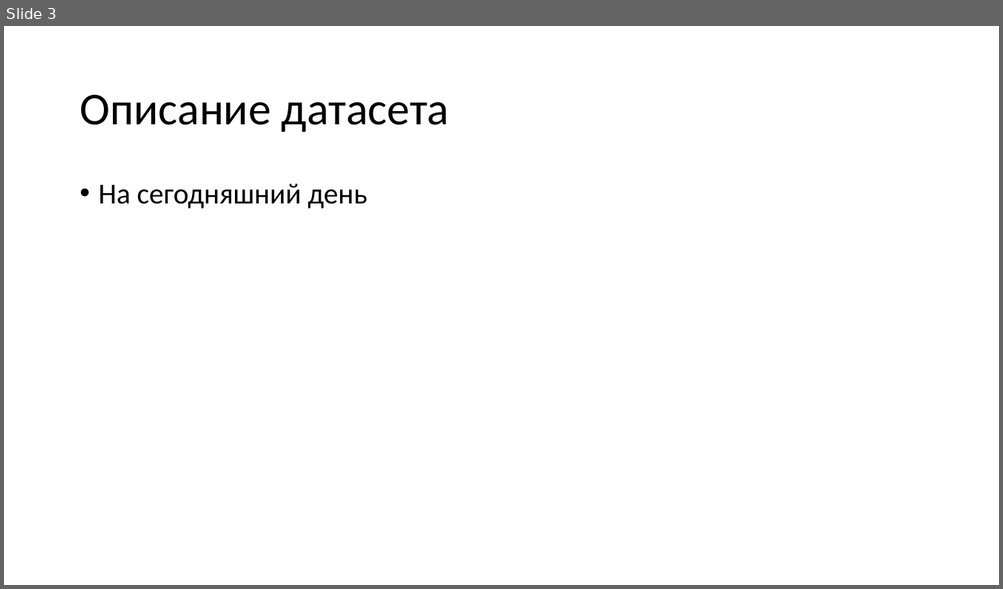
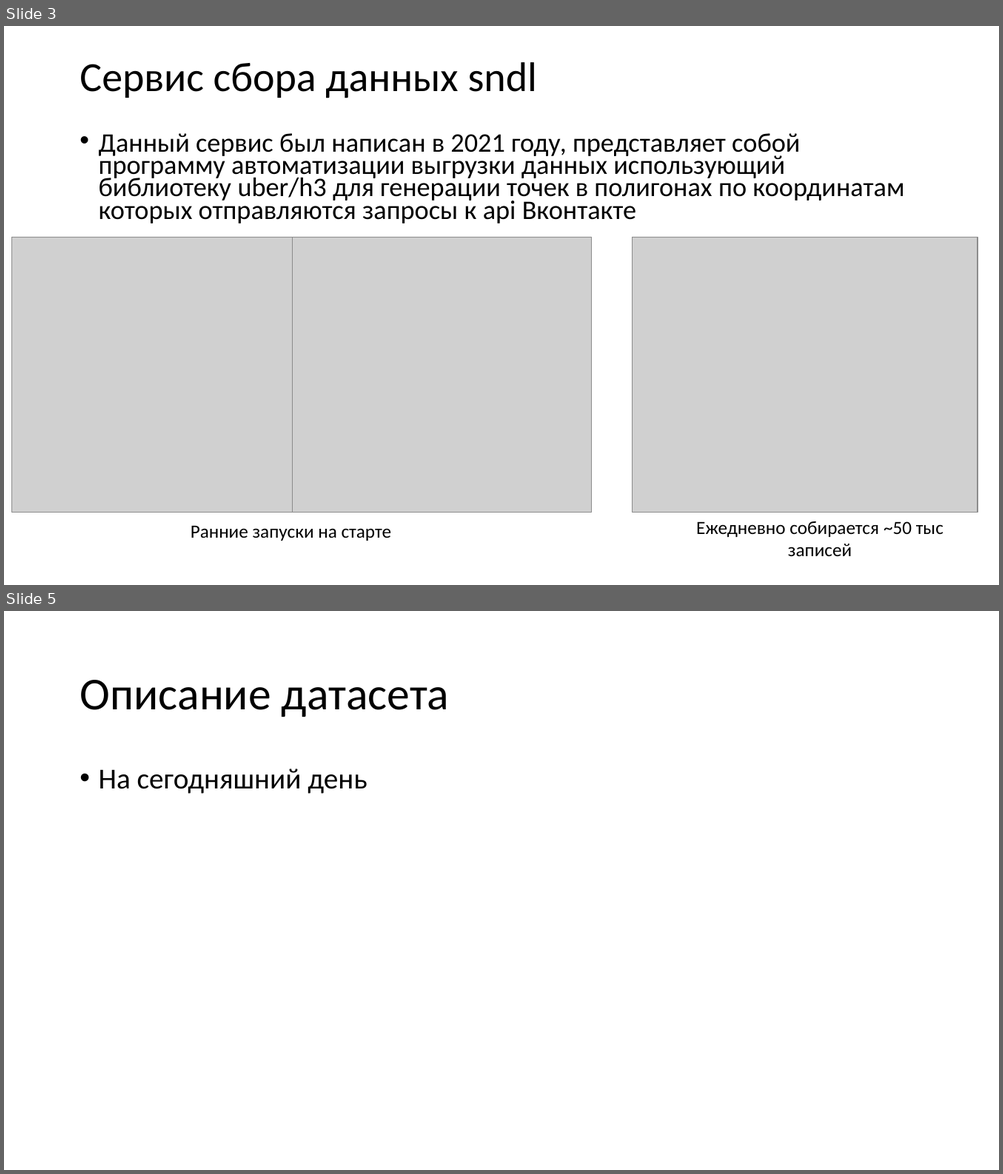
Before and after one commit to modernpacifist/magistracy-diploma, a slide deck: preza/preza.pptx. Shown one above the other, each under a label of ours: slide 3 before the commit, slides 3 and 5 after it; the slides between them are not shown. The pictures are 1003x589 and 1003x1174 pixels, drawn with LibreOffice and Linux fonts; fonts in the diff are those of the drawing; grey boxes stand for pictures. Boxes give left, top, right and bottom in pixels: in the first picture for what was removed or moved away, otherwise in the second. Text is boxed around its words. In the diff, an @@ line names an element or a change of style, - is before the commit and + after.

```diff
--- a/preza/preza.pptx
+++ b/preza/preza.pptx
@@ slide 3 added at (x1=4, y1=26, x2=999, y2=585), background #FFFFFF @@
@@ title added at (x1=79, y1=62, x2=537, y2=99), 40 pt, text #000000 @@
+Сервис сбора данных sndl
@@ text added at (x1=99, y1=133, x2=904, y2=224), 25.9 pt, text #000000 @@
+• Данный сервис был написан в 2021 году, представляет собой программу автоматизации выгрузки данных использующий библиотеку uber/h3 для генерации точек в полигонах по координатам которых отправляются запросы к api Вконтакте
@@ picture added at (x1=11, y1=237, x2=292, y2=512) @@
@@ picture added at (x1=292, y1=237, x2=591, y2=512) @@
@@ picture added at (x1=632, y1=237, x2=977, y2=512) @@
@@ text added at (x1=190, y1=526, x2=392, y2=541), 18 pt, text #000000 @@
+Ранние запуски на старте
@@ text added at (x1=696, y1=522, x2=943, y2=557), 18 pt, text #000000 @@
+Ежедневно собирается ~50 тыс записей
@@ what was slide 3 is now slide 5 @@
```
Also in this commit, not shown: 1 slide changed, 2 other slides added, 1 slide removed, 3 other files.
